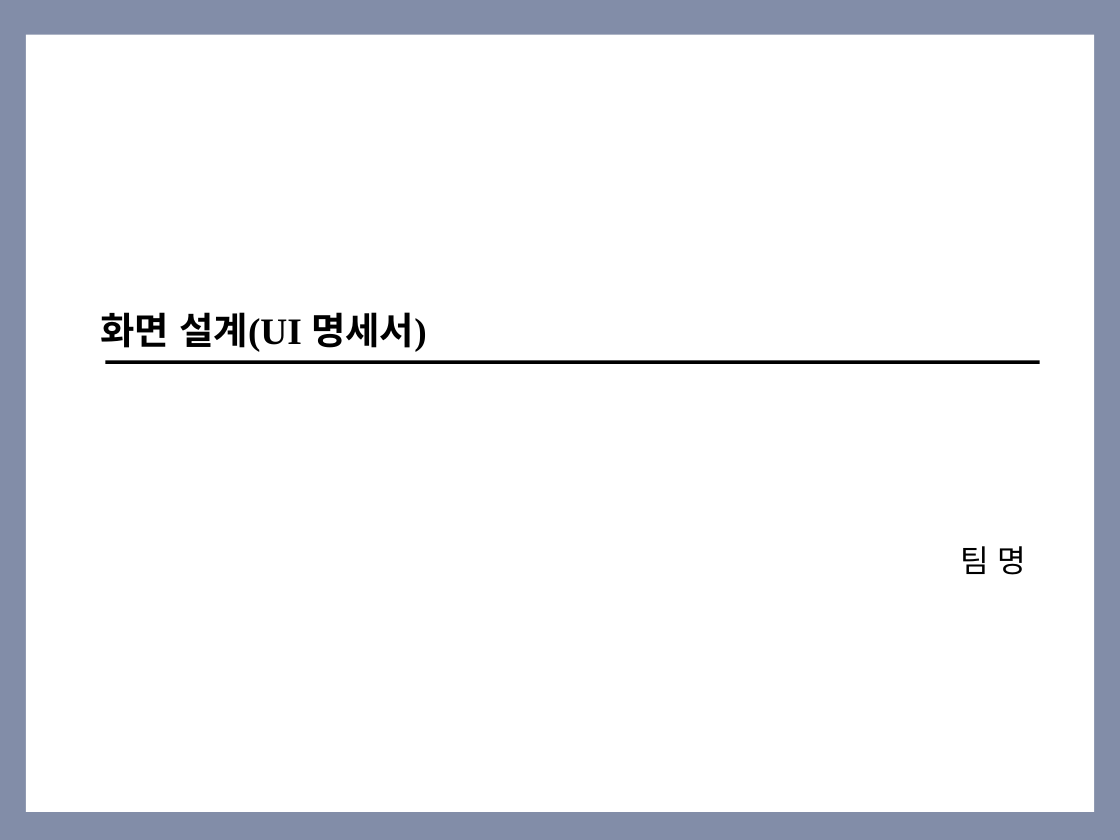
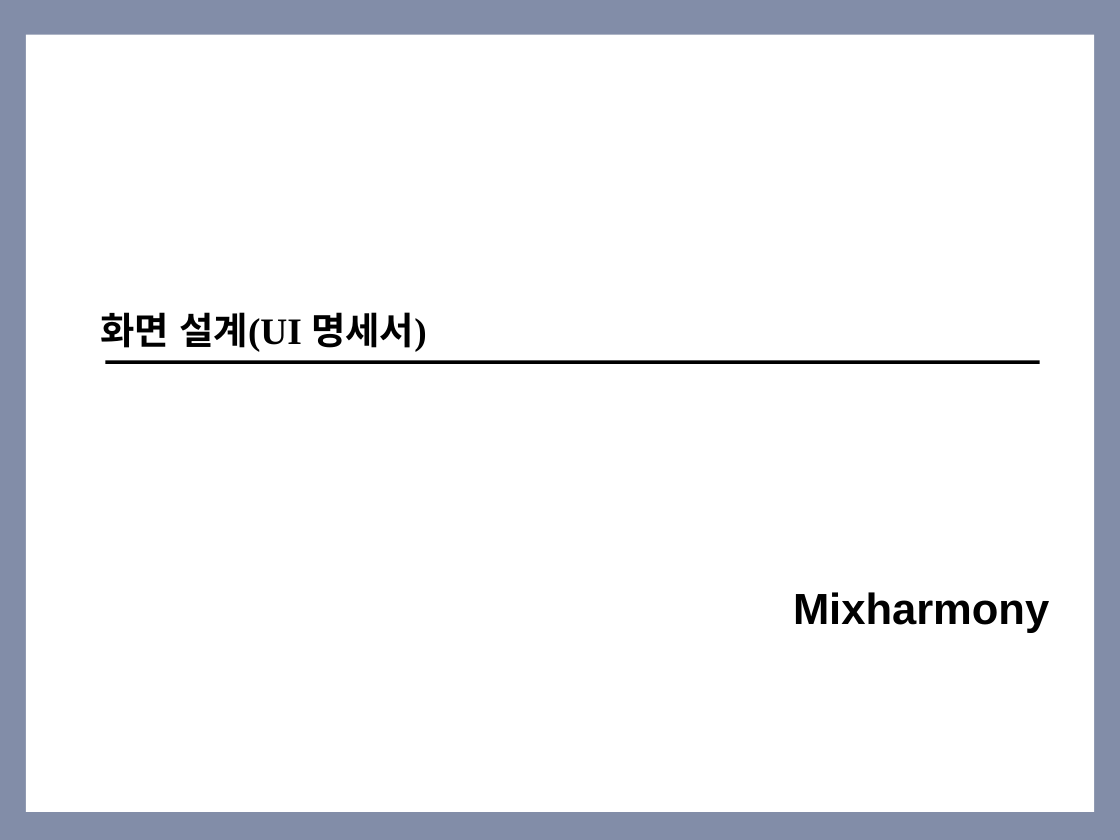
Before and after one commit to SE-admin/SE2017_2_mixharmony, a slide deck: slide 1 of doc/3_ 설계서/UI Design Template.pptx. Drawn at 1120x840 pixels with LibreOffice and Linux fonts; fonts in the diff are those of the drawing. Boxes give left, top, right and bottom in pixels: in the first picture for what was removed or moved away, otherwise in the second. Text is boxed around its words. In the diff, an @@ line names an element or a change of style, - is before the commit and + after.

Commit message:
#863 UI설계서 진행

```diff
--- a/doc/3_ 설계서/UI Design Template.pptx
+++ b/doc/3_ 설계서/UI Design Template.pptx
@@ text at [793, 592, 1049, 633]: text changed; size 20 to 28 pt; bold on @@
-팀 명
+Mixharmony
```
Also in this commit, not shown: 5 other slides changed, 36 slides added.
